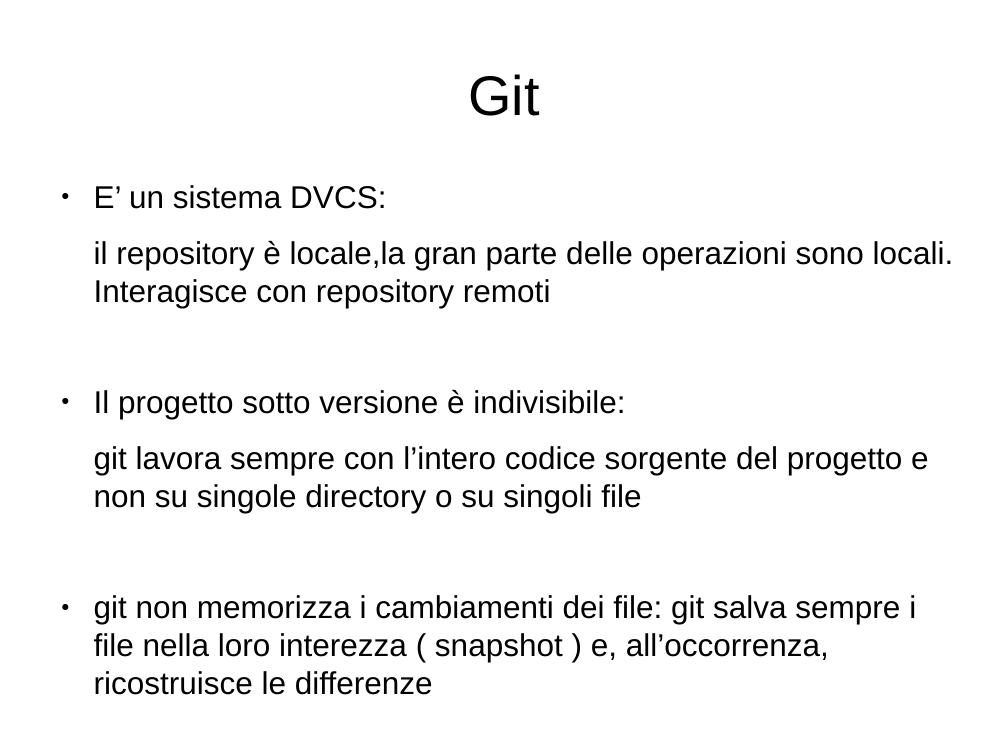
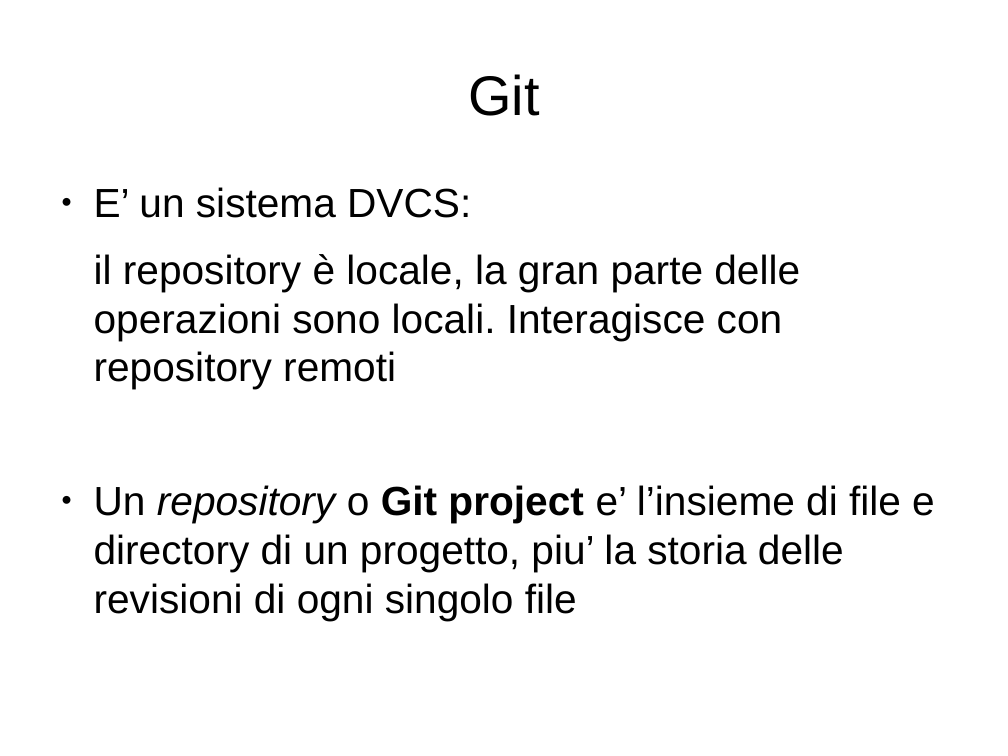
Before and after one commit to lucamariani/corso_diapositive, a slide deck: slide 11 of lez1.odp (slide 10 before the commit). Drawn at 1008x756 pixels with LibreOffice and Linux fonts; fonts in the diff are those of the drawing. Boxes give left, top, right and bottom in pixels: in the first picture for what was removed or moved away, otherwise in the second. Text is boxed around its words. In the diff, an @@ line names an element or a change of style, - is before the commit and + after.

Commit message:
adding more slides

```diff
--- a/lez1.odp
+++ b/lez1.odp
@@ text at [94, 187, 471, 218]: size 24.8 to 32 pt in "E’ un sistema DVCS:" @@
@@ text at [94, 254, 935, 620]: text changed; size 24.8 to 32 pt @@
-il repository è locale,la gran parte delle operazioni sono locali. Interagisce con repository remoti
-● Il progetto sotto versione è indivisibile:
-git lavora sempre con l’intero codice sorgente del progetto e non su singole directory o su singoli file
-● git non memorizza i cambiamenti dei file: git salva sempre i file nella loro interezza ( snapshot ) e, all’occorrenza, ricostruisce le differenze
+il repository è locale, la gran parte delle operazioni sono locali. Interagisce con repository remoti
+● Un repository o Git project e’ l’insieme di file e directory di un progetto, piu’ la storia delle revisioni di ogni singolo file
```
Also in this commit, not shown: 2 other slides changed, 3 slides added.
